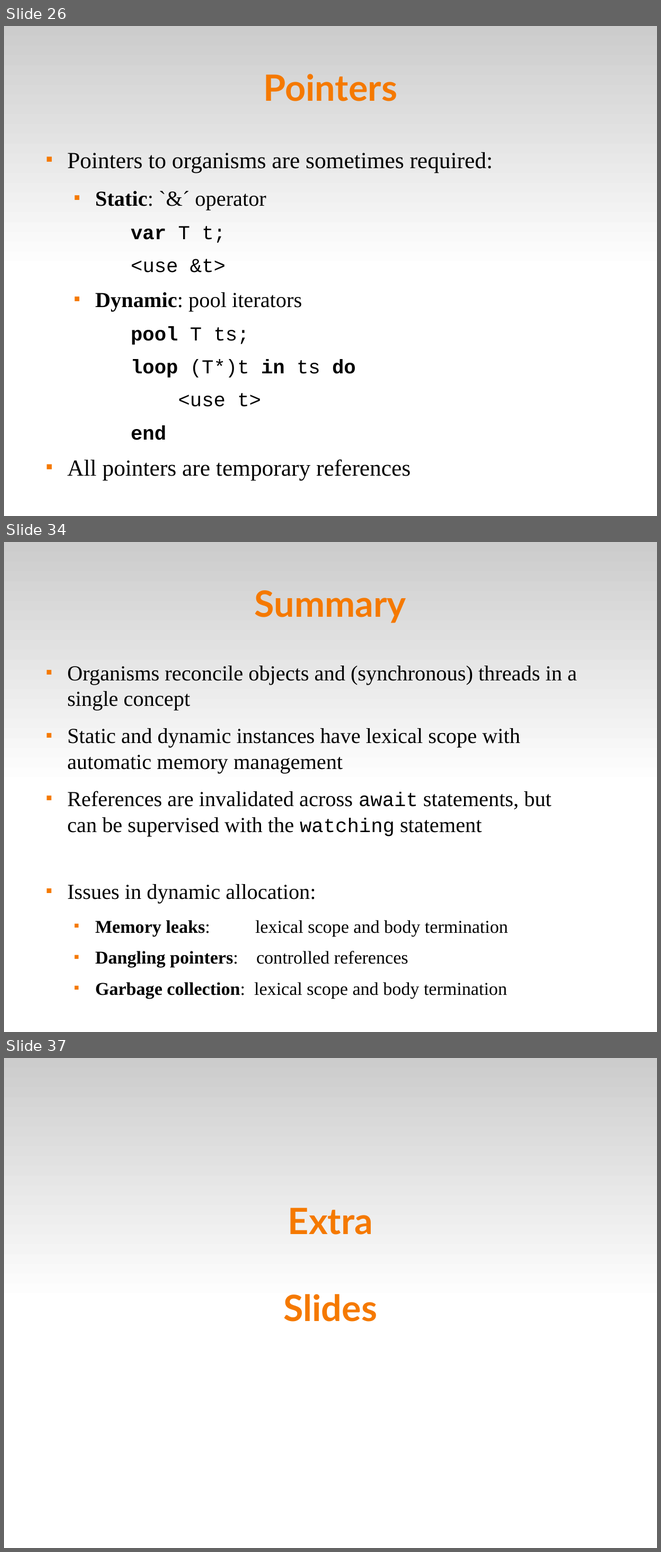
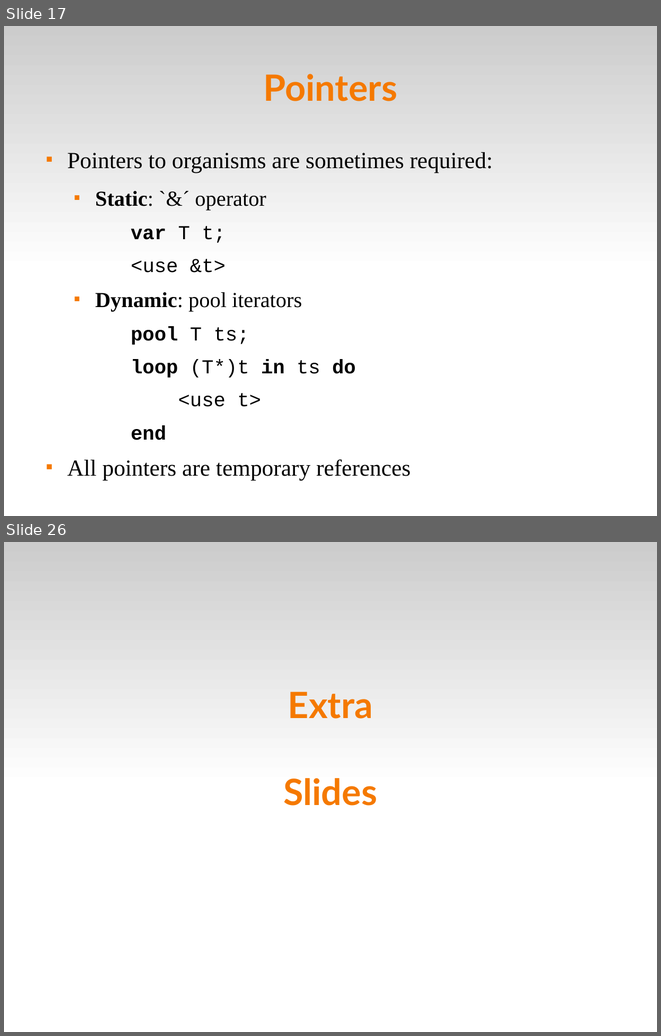
Before and after one commit to fsantanna-no/ceu-docs, a slide deck: ceu_mod.odp. Shown one above the other, each under a label of ours: slides 26, 34 and 37 before the commit, slides 17 and 26 after it; the slides between them are not shown. The pictures are 661x1552 and 661x1036 pixels, drawn with LibreOffice and Linux fonts; fonts in the diff are those of the drawing. Boxes give left, top, right and bottom in pixels: in the first picture for what was removed or moved away, otherwise in the second. Text is boxed around its words. In the diff, an @@ line names an element or a change of style, - is before the commit and + after.

```diff
--- a/ceu_mod.odp
+++ b/ceu_mod.odp
@@ slide 34 removed at <box>4,542,657,1032</box>, background #FFFFFF; not listed: 1 template element that a slide beside it also shows @@
@@ title removed at <box>255,590,406,623</box> @@
-Summary
@@ text removed at <box>67,665,577,998</box> @@
-■ Organisms reconcile objects and (synchronous) threads in a single concept
-■ Static and dynamic instances have lexical scope with automatic memory management
-■ References are invalidated across await statements, but can be supervised with the watching statement
-■ Issues in dynamic allocation:
-  ■ Memory leaks: lexical scope and body termination
-  ■ Dangling pointers: controlled references
-  ■ Garbage collection: lexical scope and body termination
@@ what was slide 26 is now slide 17 @@
@@ what was slide 37 is now slide 26 @@
```
Also in this commit, not shown: 13 slides changed, 4 slides added, 14 other slides removed.
